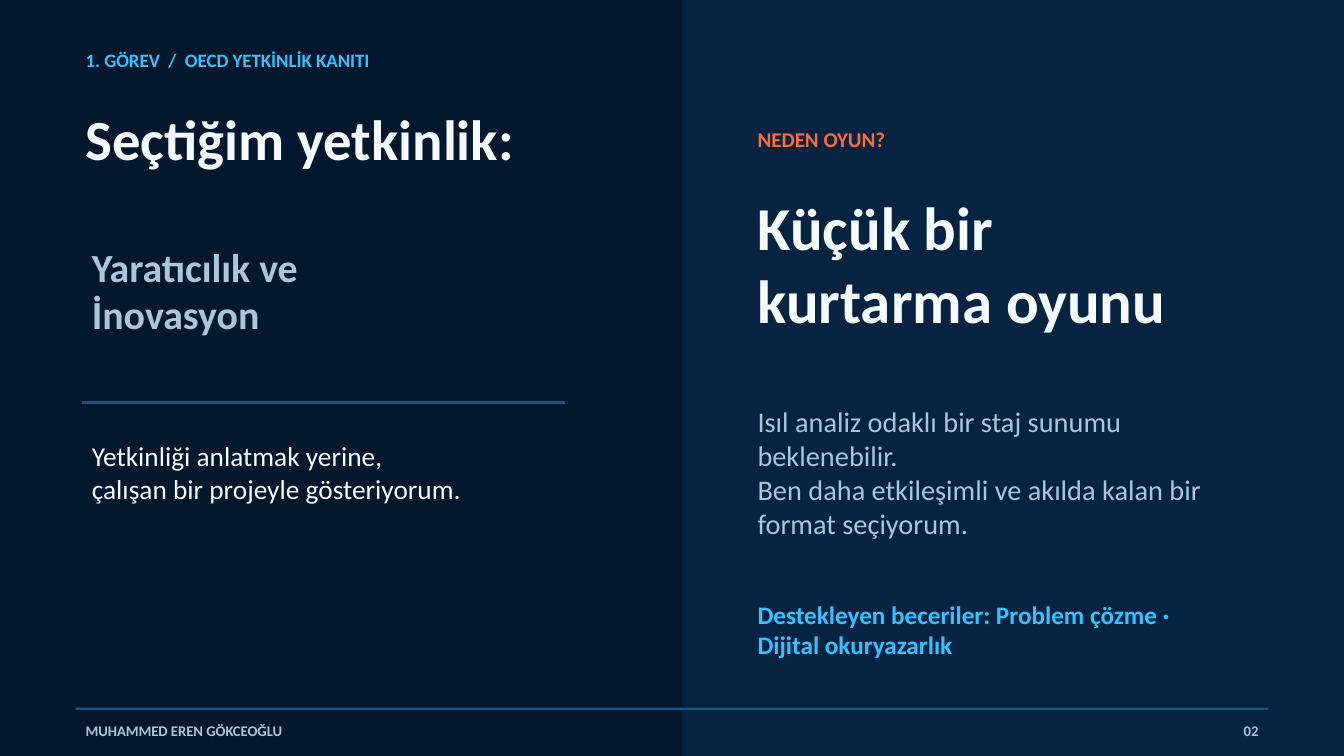
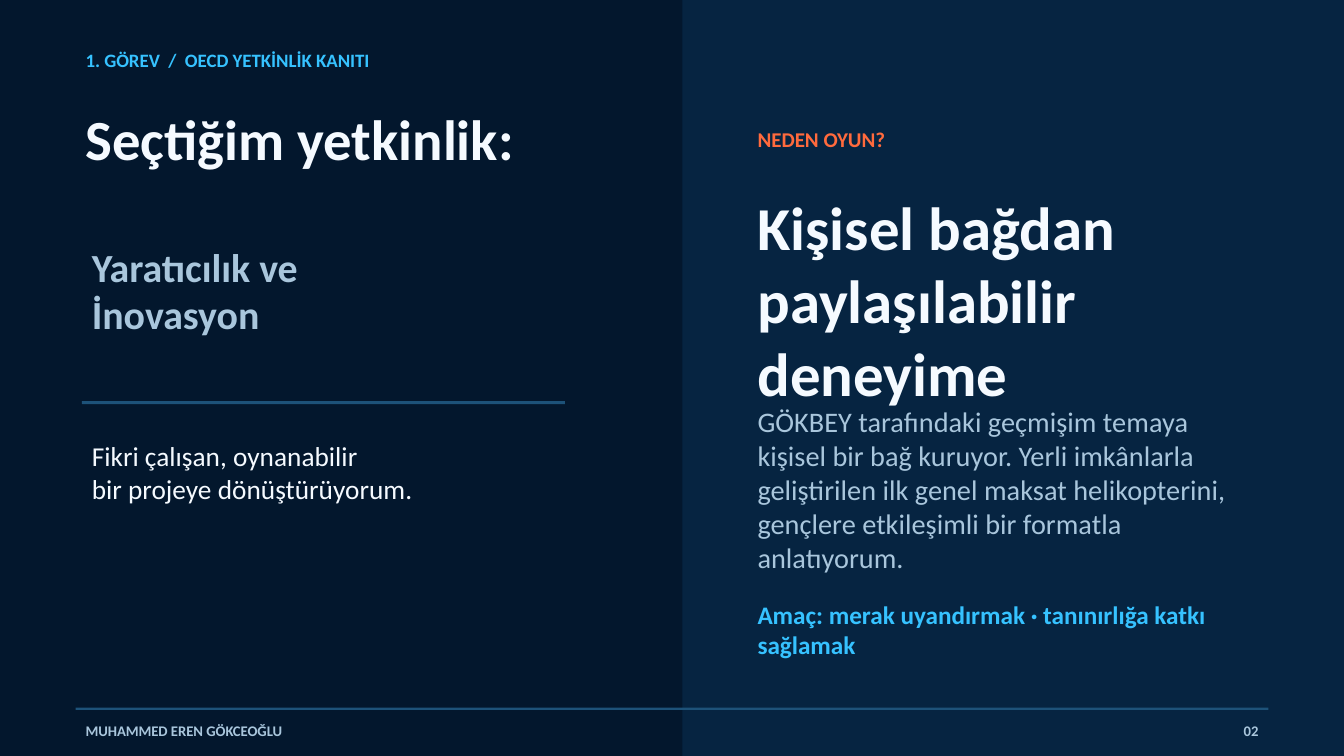
Before and after one commit to muhammederengokceogludarussi-ux/volitan-labs-website, a slide deck: slide 2 of public/presentations/Blue_Rescue_SKY_Olimpiyatlari_Sunumu.pptx. Drawn at 1344x756 pixels with LibreOffice and Linux fonts; fonts in the diff are those of the drawing. Boxes give left, top, right and bottom in pixels: in the first picture for what was removed or moved away, otherwise in the second. Text is boxed around its words. In the diff, an @@ line names an element or a change of style, - is before the commit and + after.

```diff
--- a/public/presentations/Blue_Rescue_SKY_Olimpiyatlari_Sunumu.pptx
+++ b/public/presentations/Blue_Rescue_SKY_Olimpiyatlari_Sunumu.pptx
@@ text at (x1=758, y1=207, x2=1114, y2=411): text changed @@
-Küçük bir
-kurtarma oyunu
+Kişisel bağdan
+paylaşılabilir deneyime
@@ text at (x1=758, y1=409, x2=1225, y2=539): text changed @@
-Isıl analiz odaklı bir staj sunumu beklenebilir.
-Ben daha etkileşimli ve akılda kalan bir format seçiyorum.
+GÖKBEY tarafındaki geçmişim temaya kişisel bir bağ kuruyor. Yerli imkânlarla geliştirilen ilk genel maksat helikopterini, gençlere etkileşimli bir formatla anlatıyorum.
@@ text at (x1=92, y1=447, x2=412, y2=504): text changed @@
-Yetkinliği anlatmak yerine,
-çalışan bir projeyle gösteriyorum.
+Fikri çalışan, oynanabilir
+bir projeye dönüştürüyorum.
@@ text at (x1=758, y1=606, x2=1205, y2=659): text changed @@
-Destekleyen beceriler: Problem çözme · Dijital okuryazarlık
+Amaç: merak uyandırmak · tanınırlığa katkı sağlamak
```
Also in this commit, not shown: 3 other slides changed, 1 slide added, 4 other files.
